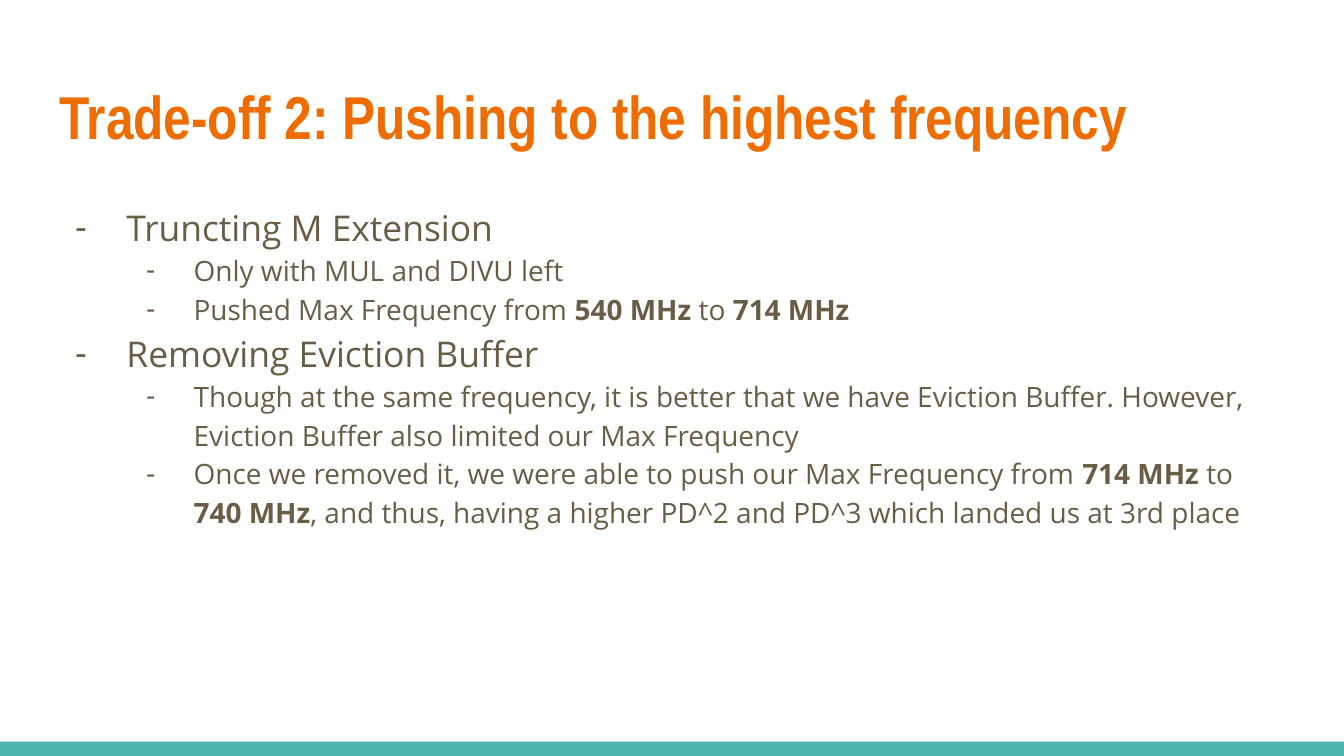
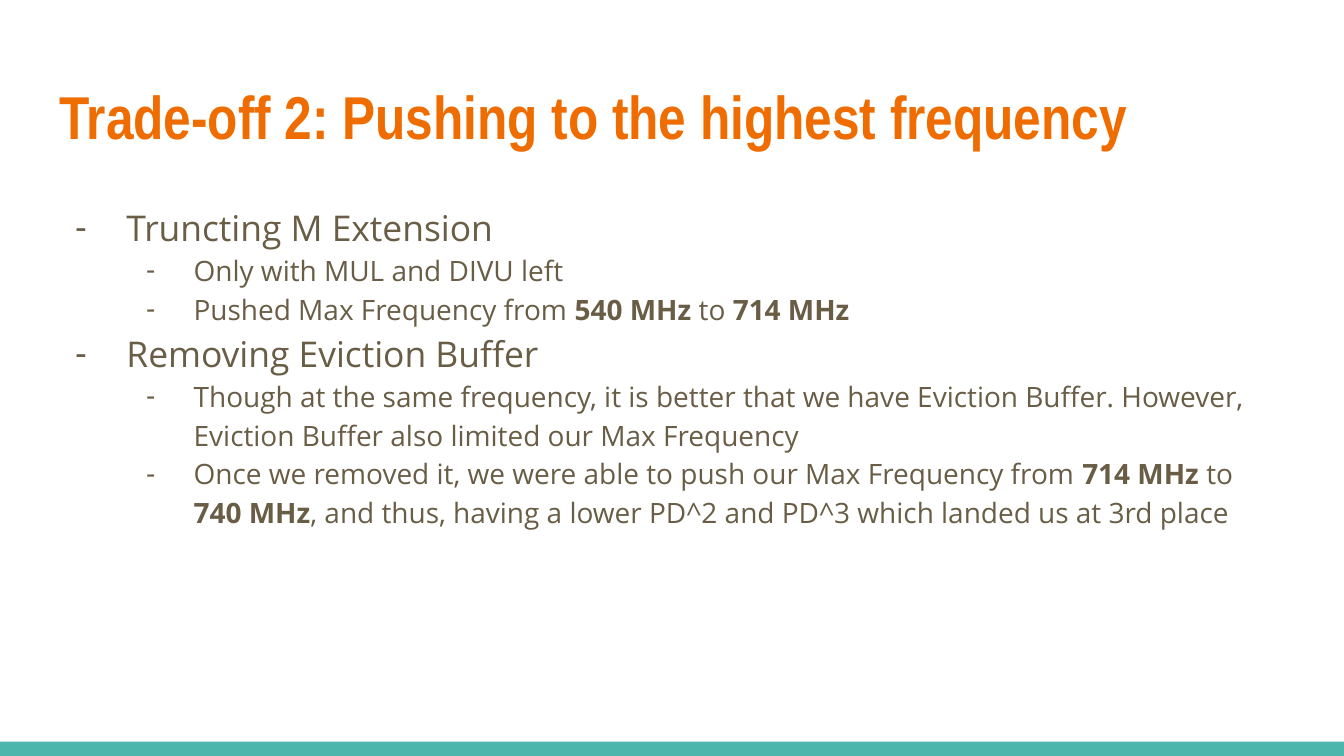
Before and after one commit to MeanPaper/Pipeline-RV32i-Processor, a slide deck: slide 17 of docs/ECE411_Final_Presentation.pptx. Drawn at 1344x756 pixels with LibreOffice and Linux fonts; fonts in the diff are those of the drawing. Boxes give left, top, right and bottom in pixels: in the first picture for what was removed or moved away, otherwise in the second. Text is boxed around its words. In the diff, an @@ line names an element or a change of style, - is before the commit and + after.

```diff
--- a/docs/ECE411_Final_Presentation.pptx
+++ b/docs/ECE411_Final_Presentation.pptx
@@ text at (x1=194, y1=462, x2=1233, y2=530): text changed @@
-  – Once we removed it, we were able to push our Max Frequency from 714 MHz to 740 MHz, and thus, having a higher PD^2 and PD^3 which landed us at 3rd place
+  – Once we removed it, we were able to push our Max Frequency from 714 MHz to 740 MHz, and thus, having a lower PD^2 and PD^3 which landed us at 3rd place
```
Also in this commit, not shown: 1 other file.
